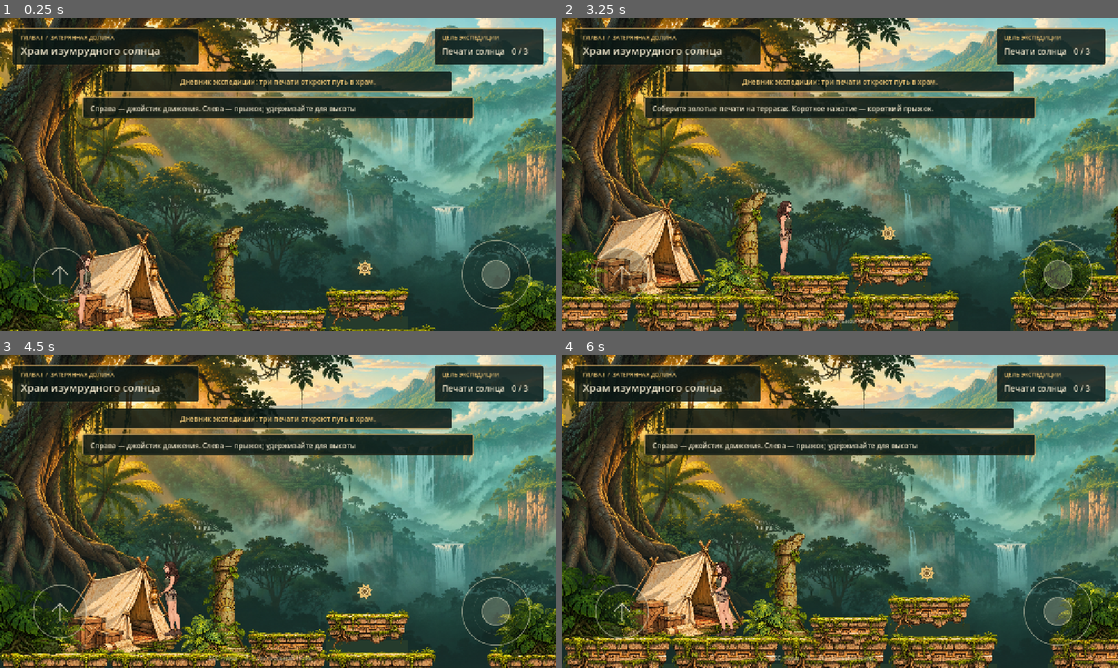
Above: before the commit, frames 1-4 (two rows, left to right).
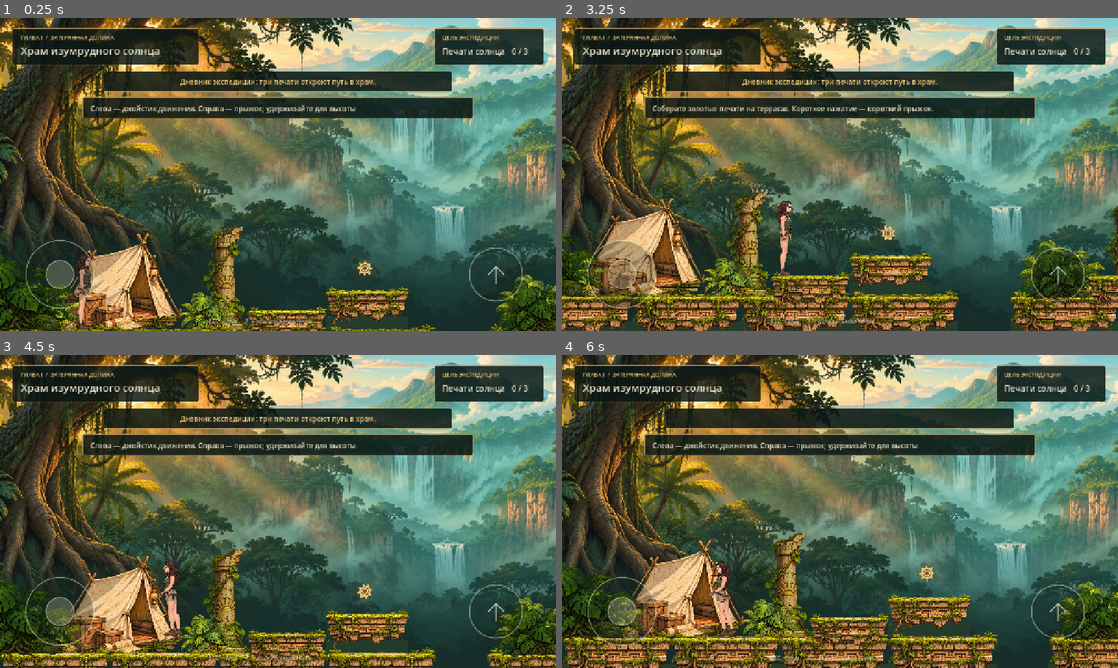
Above: after the commit, the same moments.

Repository: kurbanovaanna12-jpg/JuAnnji
Game: Godot game, scene res://level_01.tscn
Same seed, same stepped clock (60 frames per second), same inputs: the game is played once before the commit and once after it.
Inputs (mouse positions are in pixels of both pictures, inside the frame that each line leads up to):
- Up to frame 1 (0.25 s): no input
- Up to frame 2 (3.25 s): tap Enter (ui_accept) at 0.5 s; move the mouse to (962, 158) at 0.52 s; hold D (move_right) 0.53-1.25 s; hold Space (jump) 0.53-1.25 s; click (962, 158) at 0.67 s; drag from (728, 190) to (812, 237) at 1.27 s; move the mouse to (895, 105) at 2.02 s; hold D (move_right) 2.03-2.75 s; hold Space (jump) 2.03-2.75 s; drag from (812, 237) to (673, 127) at 2.77 s
- Up to frame 3 (4.5 s): move the mouse to (444, 558) at 3.52 s; hold A (move_left) 3.53-4.25 s; hold Space (jump) 3.53-4.25 s; drag from (111, 464) to (194, 433) at 4.27 s
- Up to frame 4 (6 s): move the mouse to (867, 511) at 5.02 s; hold S (climb_down) 5.03-5.75 s; hold Space (jump) 5.03-5.75 s; click (867, 511) at 5.17 s; drag from (756, 433) to (728, 527) at 5.77 s

The runs differ from the first frame. In frame 1, 1.7% of the frame differs, in the area x 4-96%, y 27-93%; in frame 2, 1.8%, in the area x 4-96%, y 70-93%; in frame 3, 1.7%; in frame 4, 1.8%.

Commit message:
Swap mobile jump and movement controls

Diff:
--- a/level_01.gd
+++ b/level_01.gd
@@ -271,7 +271,7 @@
 	notice_label.modulate.a = minf(1.0,notice_time)
 	count_label.text = "Печати солнца   %d / 3" % relics.count(true)
 	if actor.position.x < 550:
-		hint_label.text = "Справа — джойстик движения. Слева — прыжок; удерживайте для высоты"
+		hint_label.text = "Слева — джойстик движения. Справа — прыжок; удерживайте для высоты"
 	elif actor.position.x < 1720:
 		hint_label.text = "Соберите золотые печати на террасах. Короткое нажатие — короткий прыжок."
 	elif actor.position.x < 2300:
--- a/touch_controls.gd
+++ b/touch_controls.gd
@@ -1,5 +1,5 @@
 extends Control
-## Two independent fingers: jump on the left, analog movement on the right.
+## Two independent fingers: analog movement on the left, jump on the right.
 const DEAD_ZONE := 0.16
 const TRAVEL := 52.0
 var stick_center := Vector2.ZERO
@@ -25,8 +25,8 @@
 		if safe.size.x > 0 and safe.size.y > 0:
 			var inverse := get_viewport().get_screen_transform().affine_inverse()
 			bounds = Rect2(inverse * safe.position, inverse.basis_xform(safe.size))
-	stick_center = Vector2(bounds.end.x - 138.0, bounds.end.y - 130.0)
-	jump_center = Vector2(bounds.position.x + 138.0, bounds.end.y - 130.0)
+	stick_center = Vector2(bounds.position.x + 138.0, bounds.end.y - 130.0)
+	jump_center = Vector2(bounds.end.x - 138.0, bounds.end.y - 130.0)
 	queue_redraw()
 
 func _process(_delta: float) -> void:
Not shown, changed: WEB_TESTING.md
Not shown, changed: docs/index.pck
